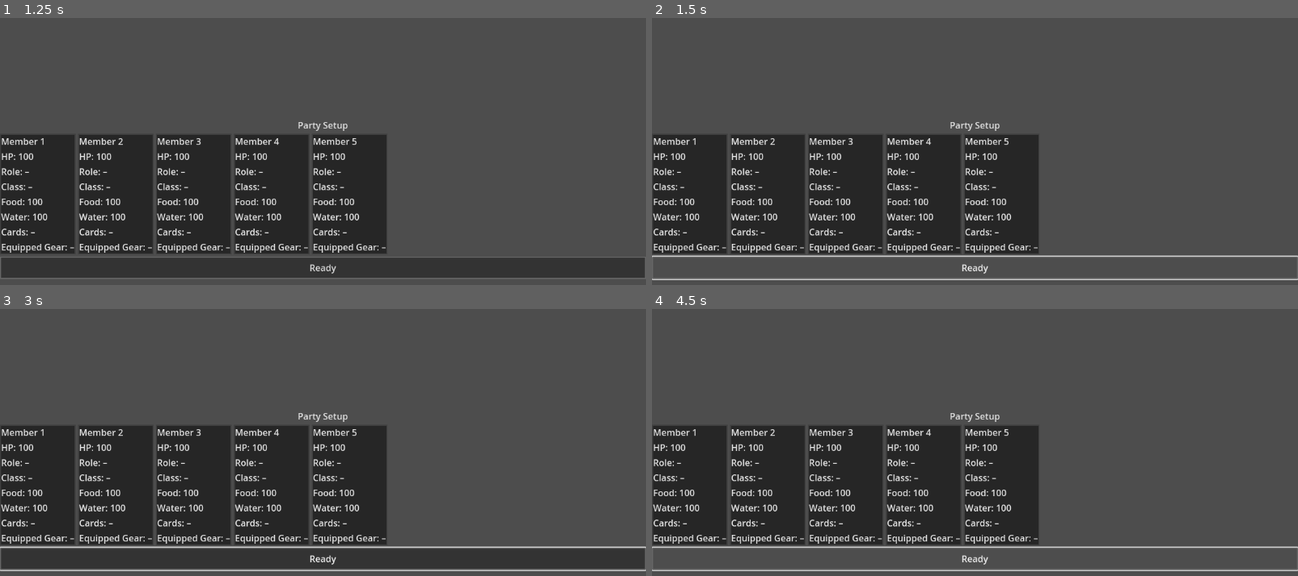
Above: before the commit, frames 1-4 (two rows, left to right).
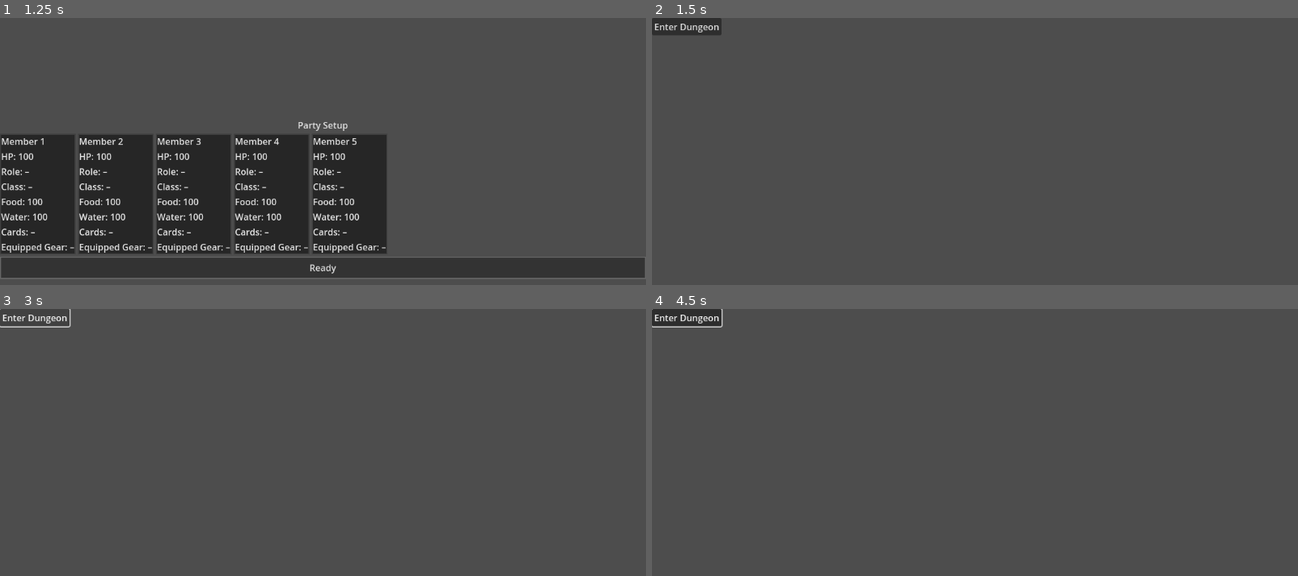
Above: after the commit, the same moments.

Repository: sxfoster/auto-battler
Game: Godot game, scene res://scenes/MainMenu.tscn
The game is run twice, just before and just after one commit, with the same random seed, the same clock (stepped at 60 frames per second) and the same inputs.
Inputs (mouse positions are in pixels of both pictures, inside the frame that each line leads up to):
- Up to frame 1 (1.25 s): click "Start Game" at 0.5 s
- Up to frame 2 (1.5 s): click "Ready" at 1.25 s
- Up to frame 3 (3 s): click (323, 559) at 2 s, where only the run before the commit has a clickable "Ready"; click (32, 317) at 2.75 s, where only the run after the commit has a clickable "Enter Dungeon"
- Up to frame 4 (4.5 s): click (684, 317) at 3.5 s, where only the run after the commit has a clickable "Enter Dungeon"; click (975, 559) at 4.25 s, where only the run before the commit has a clickable "Ready"

Frame 1 is identical in both runs. In frame 2, 26% of the frame differs, in the area x 0-100%, y 0-99%; in frame 3, 33%; in frame 4, 27%.
Error before the commit: Parse Error: Identifier "_on_confirm_party" not declared in the current scope. (res://scripts/ui/PartySetup.gd:10)
Error after the commit: Invalid access to property or key 'pressed' on a base object of type 'null instance'. (res://scripts/ui/PartySetup.gd:10)

Commit message:
Fix missing confirm party handler and empty tool script

Diff:
--- a/auto-battler/scripts/tools/GenerateSampleResources.gd
+++ b/auto-battler/scripts/tools/GenerateSampleResources.gd
@@ -24,6 +24,7 @@
         ResourceSaver.save(card, path)
 
 func _generate_enemies() -> void:
+    pass
     # var enemies := SampleEnemies.get_enemies()
     # for enemy in enemies:
     #     var fname := _sanitize(enemy.enemy_name)
@@ -45,6 +46,7 @@
         ResourceSaver.save(recipe, path)
 
 func _generate_characters() -> void:
+    pass
     # var chars := SampleCharacters.get_characters()
     # for ch in chars:
     #     var fname := _sanitize(ch.character_name)
--- a/auto-battler/scripts/ui/PartySetup.gd
+++ b/auto-battler/scripts/ui/PartySetup.gd
@@ -18,6 +18,10 @@
 
         # Additional labels can be initialized here if needed
 
+func _on_confirm_party():
+    # TODO: Add your logic here (for now, go to the next scene)
+    get_tree().change_scene_to_file(PREPARATION_SCENE)
+
 func _on_ready_button_pressed():
         print("Ready button pressed")
         get_tree().change_scene_to_file(PREPARATION_SCENE)
